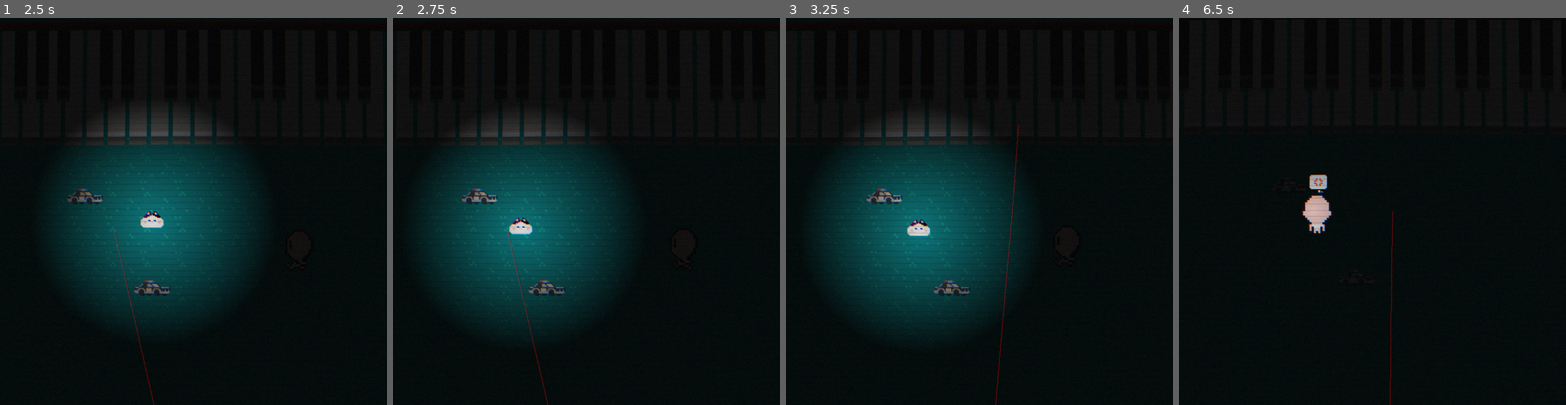
Above: before the commit, frames 1-4 (left to right).
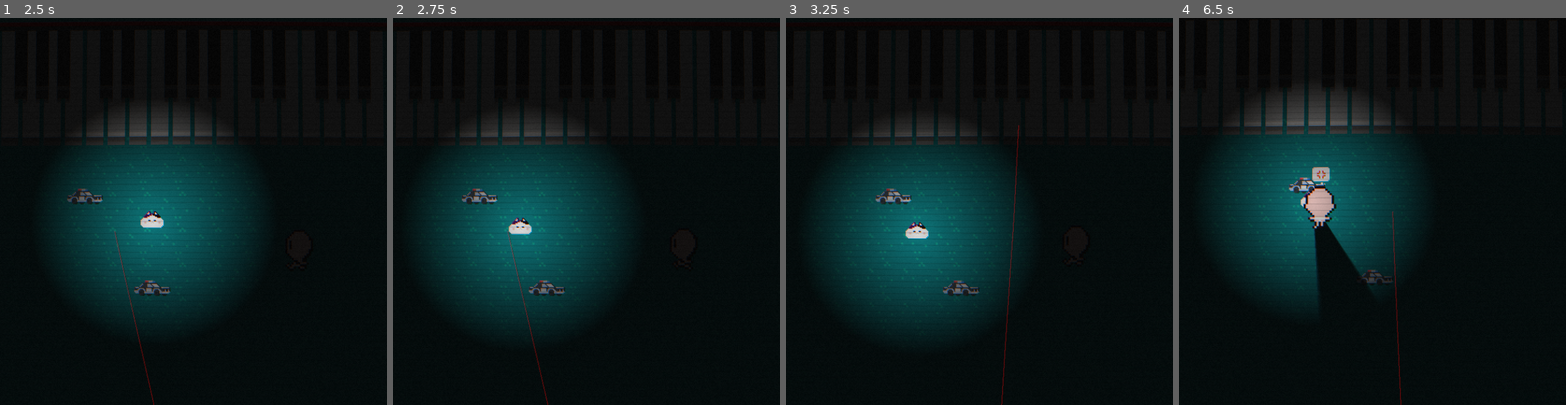
Above: after the commit, the same moments.

Repository: Sooshimi/fat-cat-lullaby
Game: Godot game, scene res://scenes/ui/main_menu.tscn
Two runs of this game, one before a commit and one after it. Both use one fixed random seed, a clock stepped at 60 frames per second and the inputs below.
Inputs (mouse positions are in pixels of both pictures, inside the frame that each line leads up to):
- Up to frame 1 (2.5 s): click "Play" at 0.5 s; tap Enter at 1.25 s; move the mouse to (278, 192) at 1.27 s; tap Space (jump) at 1.35, 1.52, 1.82, 2, 2.27, 2.3 s; move the mouse to (116, 230) at 2.02 s; click (116, 230) at 2.1 s
- Up to frame 2 (2.75 s): tap Space (jump) at 2.57 s
- Up to frame 3 (3.25 s): move the mouse to (1018, 126) at 2.77 s; tap Space (jump) at 2.85 s
- Up to frame 4 (6.5 s): move the mouse to (1353, 288) at 3.52 s; click (1353, 288) at 3.6 s; tap Space (jump) at 3.77, 3.8, 4.07, 4.35, 4.52, 4.82, 5.27, 5.3, 5.57, 5.85 s; move the mouse to (1488, 269) at 4.27 s; move the mouse to (1256, 153) at 5.02 s; click (1256, 153) at 5.1 s; move the mouse to (1391, 211) at 5.77 s

Frame 1 is identical in both runs. In frame 2, less than 0.1% of the frame differs, in the area x 29-41%, y 51-100%; in frame 3, 1.8%; in frame 4, 19%, in the area x 8-61%, y 17-100%.

Commit message:
Add win menu

Diff:
--- a/autoloads/Global.gd
+++ b/autoloads/Global.gd
@@ -2,9 +2,20 @@
 
 var game_over : bool = false
 var win : bool = false
+var current_scene
 
 var keys_played : Array = []
 var lullaby : Array = ["e", "d", "c"]
+
+signal signal_game_over
+
+func _ready() -> void:
+	pass
+
+func get_scene():
+	var root = get_tree().get_root()
+	current_scene = root.get_child(root.get_child_count() -1)
+	return current_scene
 
 func check_key_order() -> void:
 	# Check every key pressed by player
@@ -18,6 +29,7 @@
 
 	# Correct if entire played array matches the order of notes in the lullaby
 	if keys_played == lullaby:
-		print("Correct order!")
 		win = true
+		signal_game_over.connect(get_scene().win)
+		signal_game_over.emit()
 		keys_played = []
--- a/project.godot
+++ b/project.godot
@@ -50,11 +50,6 @@
 "events": [Object(InputEventMouseButton,"resource_local_to_scene":false,"resource_name":"","device":-1,"window_id":0,"a …(253 unchanged characters)…
 ]
 }
-test={
-"deadzone": 0.5,
-"events": [Object(InputEventKey,"resource_local_to_scene":false,"resource_name":"","device":-1,"window_id":0,"alt_pressed":false,"shift_pressed":false,"ctrl_pressed":false,"meta_pressed":false,"pressed":false,"keycode":0,"physical_keycode":70,"key_label":0,"unicode":102,"echo":false,"script":null)
-]
-}
 
 [layer_names]
 
--- a/scenes/fat_cat.gd
+++ b/scenes/fat_cat.gd
@@ -8,8 +8,8 @@
 var collision
 var start_roll_position : Vector2
 var start_jump_position : Vector2
-var max_roll_length : int = 60
-var max_jump_length : int = 50
+var max_roll_length : int = 70
+var max_jump_length : int = 60
 
 @onready var roll_cooldown : Node = $RollCooldown
 @onready var jump_window : Node = $JumpWindow
--- a/scenes/level_1.gd
+++ b/scenes/level_1.gd
@@ -2,9 +2,14 @@
 
 @export var pause_menu : Control
 @export var game_over_menu : Control
+@export var win_menu : Control
 
 func game_over():
 	game_over_menu.show()
+	Input.set_mouse_mode(Input.MOUSE_MODE_VISIBLE)
+
+func win():
+	win_menu.show()
 	Input.set_mouse_mode(Input.MOUSE_MODE_VISIBLE)
 
 func _unhandled_input(_event) -> void:
--- a/scenes/level_1.tscn
+++ b/scenes/level_1.tscn
@@ -11,6 +11,7 @@
 [ext_resource type="PackedScene" uid="uid://co6vwrmogijxe" path="res://scenes/items/toy_police_car.tscn" id="8_cu1mq"]
 [ext_resource type="PackedScene" uid="uid://4sku6vb8audx" path="res://scenes/ui/pause_menu.tscn" id="9_ejdt2"]
 [ext_resource type="PackedScene" uid="uid://dufd5xc6bws0r" path="res://scenes/ui/game_over.tscn" id="11_64s1c"]
+[ext_resource type="PackedScene" uid="uid://brp00iynn3pio" path="res://scenes/ui/win_menu.tscn" id="12_c4k5a"]
 
 [sub_resource type="ShaderMaterial" id="ShaderMaterial_wxkst"]
 shader = ExtResource("6_k6mst")
@@ -36,10 +37,11 @@
 color_ramp = SubResource("Gradient_g0v1n")
 noise = SubResource("FastNoiseLite_g8skw")
 
-[node name="Level1" type="Node" node_paths=PackedStringArray("pause_menu", "game_over_menu")]
+[node name="Level1" type="Node" node_paths=PackedStringArray("pause_menu", "game_over_menu", "win_menu")]
 script = ExtResource("1_ddu6q")
 pause_menu = NodePath("CanvasLayer/PauseMenu")
 game_over_menu = NodePath("CanvasLayer/GameOver")
+win_menu = NodePath("CanvasLayer/WinMenu")
 
 [node name="CanvasModulate" type="CanvasModulate" parent="."]
 color = Color(0.0588235, 0.0588235, 0.0588235, 1)
@@ -132,3 +134,5 @@
 unique_name_in_owner = true
 
 [node name="GameOver" parent="CanvasLayer" instance=ExtResource("11_64s1c")]
+
+[node name="WinMenu" parent="CanvasLayer" instance=ExtResource("12_c4k5a")]
--- a/scenes/ui/main_menu.gd
+++ b/scenes/ui/main_menu.gd
@@ -6,6 +6,7 @@
 	get_tree().change_scene_to_file("res://scenes/level_1.tscn")
 	Input.set_mouse_mode(Input.MOUSE_MODE_HIDDEN)
 	Global.game_over = false
+	Global.win = false
 
 func _on_quit_pressed() -> void:
 	get_tree().quit()
--- /dev/null
+++ b/scenes/ui/win_menu.gd
@@ -0,0 +1,10 @@
+extends Control
+
+func _ready() -> void:
+	hide()
+
+func _on_quit_pressed():
+	get_tree().quit()
+
+func _on_main_menu_pressed():
+	get_tree().change_scene_to_file("res://scenes/ui/main_menu.tscn")
--- /dev/null
+++ b/scenes/ui/win_menu.tscn
@@ -0,0 +1,70 @@
+[gd_scene load_steps=3 format=3 uid="uid://brp00iynn3pio"]
+
+[ext_resource type="Theme" uid="uid://duu1dtcvn0xm5" path="res://assets/themes/my_theme.tres" id="1_11v7m"]
+[ext_resource type="Script" path="res://scenes/ui/win_menu.gd" id="1_h750g"]
+
+[node name="WinMenu" type="Control"]
+layout_mode = 3
+anchors_preset = 0
+offset_right = 360.0
+offset_bottom = 360.0
+script = ExtResource("1_h750g")
+
+[node name="ColorRect" type="ColorRect" parent="."]
+offset_right = 360.0
+offset_bottom = 360.0
+color = Color(0, 0, 0, 0.494118)
+
+[node name="MarginContainer" type="MarginContainer" parent="."]
+layout_mode = 1
+anchors_preset = 15
+anchor_right = 1.0
+anchor_bottom = 1.0
+grow_horizontal = 2
+grow_vertical = 2
+
+[node name="VBoxContainer" type="VBoxContainer" parent="MarginContainer"]
+custom_minimum_size = Vector2(2.08165e-12, 200)
+layout_mode = 2
+size_flags_horizontal = 4
+size_flags_vertical = 4
+
+[node name="MarginContainer" type="MarginContainer" parent="MarginContainer/VBoxContainer"]
+custom_minimum_size = Vector2(2.08165e-12, 100)
+layout_mode = 2
+size_flags_horizontal = 4
+size_flags_vertical = 4
+
+[node name="Label" type="Label" parent="MarginContainer/VBoxContainer/MarginContainer"]
+layout_mode = 2
+size_flags_horizontal = 4
+theme = ExtResource("1_11v7m")
+text = "The baby fell asleep!"
+horizontal_alignment = 1
+vertical_alignment = 1
+
+[node name="VBoxContainer" type="VBoxContainer" parent="MarginContainer/VBoxContainer"]
+layout_mode = 2
+size_flags_horizontal = 4
+size_flags_vertical = 4
+
+[node name="MarginContainer" type="MarginContainer" parent="MarginContainer/VBoxContainer/VBoxContainer"]
+custom_minimum_size = Vector2(110, 30)
+layout_mode = 2
+
+[node name="MainMenu" type="Button" parent="MarginContainer/VBoxContainer/VBoxContainer/MarginContainer"]
+layout_mode = 2
+theme = ExtResource("1_11v7m")
+text = "Main Menu"
+
+[node name="MarginContainer2" type="MarginContainer" parent="MarginContainer/VBoxContainer/VBoxContainer"]
+custom_minimum_size = Vector2(70, 30)
+layout_mode = 2
+
+[node name="Quit" type="Button" parent="MarginContainer/VBoxContainer/VBoxContainer/MarginContainer2"]
+layout_mode = 2
+theme = ExtResource("1_11v7m")
+text = "Quit"
+
+[connection signal="pressed" from="MarginContainer/VBoxContainer/VBoxContainer/MarginContainer/MainMenu" to="." method="_on_main_menu_pressed"]
+[connection signal="pressed" from="MarginContainer/VBoxContainer/VBoxContainer/MarginContainer2/Quit" to="." method="_on_quit_pressed"]
Not shown: 1 places in scenes/level_1.tscn that only renumber resources
